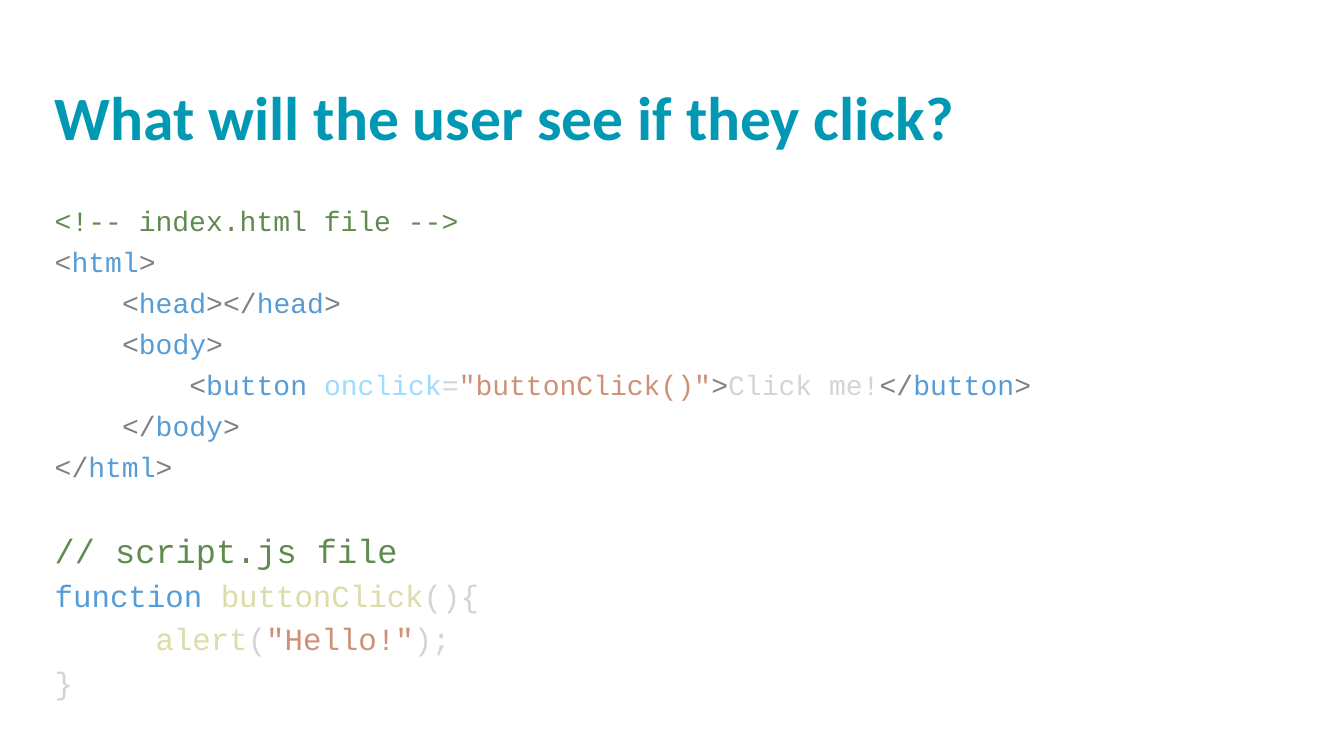
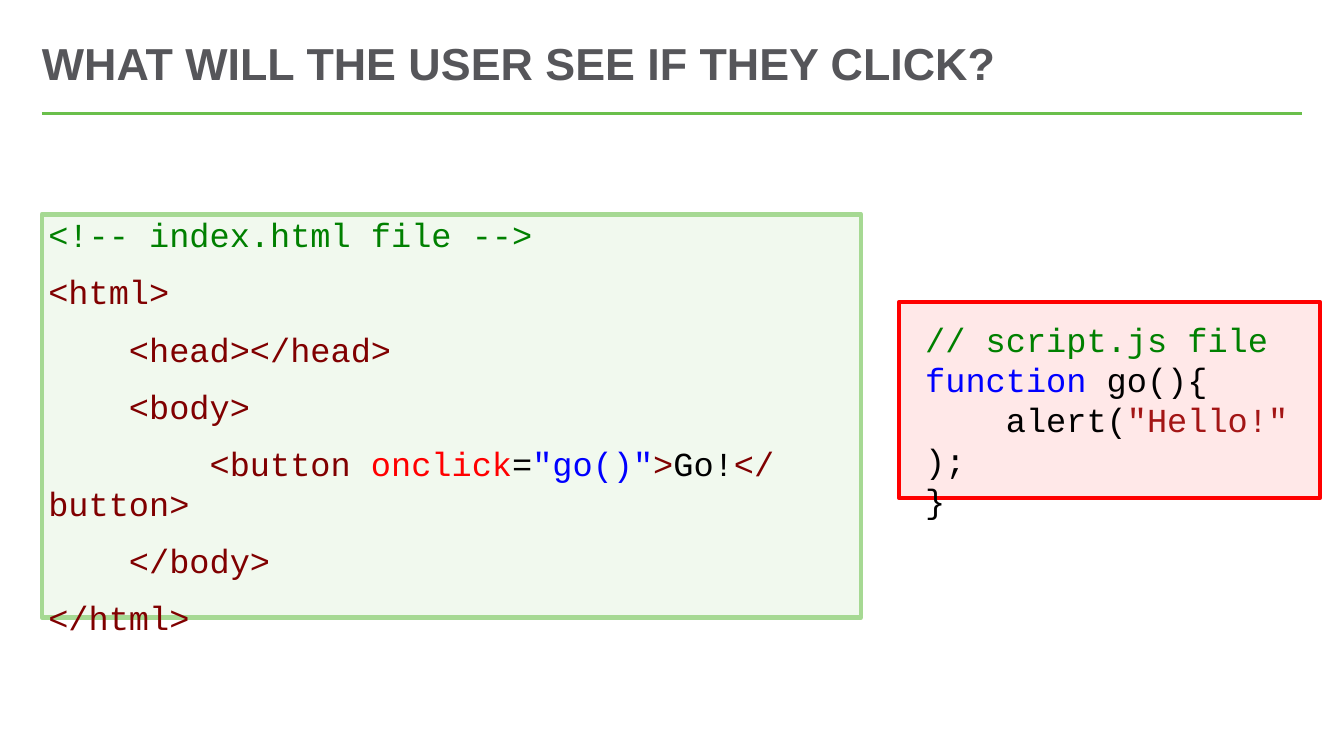
Before and after one commit to hytechclub/web-102, a slide deck: slide 13 of Week04/Review.pptx. Drawn at 1344x756 pixels with LibreOffice and Linux fonts; fonts in the diff are those of the drawing; background and template pictures are left out. Boxes give left, top, right and bottom in pixels: in the first picture for what was removed or moved away, otherwise in the second. Text is boxed around its words. In the diff, an @@ line names an element or a change of style, - is before the commit and + after.

```diff
--- a/Week04/Review.pptx
+++ b/Week04/Review.pptx
@@ title "WHAT WILL THE USER SEE ..." at [42, 48, 995, 81]: vertical alignment top to middle @@
@@ title at [42, 48, 995, 81]: text changed; size 44 to 32 pt; font Calibri to Arial; text colour #0098B2 to #56565A @@
-What will the user see if they click?
+WHAT WILL THE USER SEE IF THEY CLICK?
@@ line added from (42, 113) to (1303, 113), #54C8E8 2.25 pt @@
@@ text "<!-- index.html file -->": place and size @@
-text "<!-- index.html file -->" at [55, 211, 1031, 656]
+text "<!-- index.html file -->" at [42, 214, 861, 617]
@@ text "<!-- index.html file -->" at [42, 214, 861, 617]: fill none to #6ABF4B at 9% opacity; outline none to #A6D993 3.25 pt @@
@@ text at [48, 223, 452, 631]: size 20 to 24 pt in "<!-- index.html file -->", "<html>", "<head></head>", "<body>" and 2 more places; text colour #608B4E to #008000 in "<!-- index.html file -->"; text colour #808080 to #800000, text colour #569CD6 to #800000 in "<html>", "<head></head>", "<body>", "</body>" and 1 more places; indent changed; line spacing 0.8 to 1; more space between paragraphs @@
@@ rectangle added at [899, 302, 1321, 498], fill #FF0000 at 9% opacity, outline #FF0000 2.75 pt, 24 pt, text #008000 @@
+// script.js file
+function go(){
+alert("Hello!");
+}
@@ text at [48, 451, 774, 517]: text changed; size 20 to 24 pt; text colour #CE9178 to #800000 @@
-<button onclick="buttonClick()">Click me!</button>
+<button onclick="go()">Go!</button>
@@ text at [55, 538, 479, 656]: paragraphs removed @@
-// script.js file
-function buttonClick(){
-alert("Hello!");
-}
```
Also in this commit, not shown: 10 other slides changed, 3 slides added, 3 slides removed, 4 other files.
